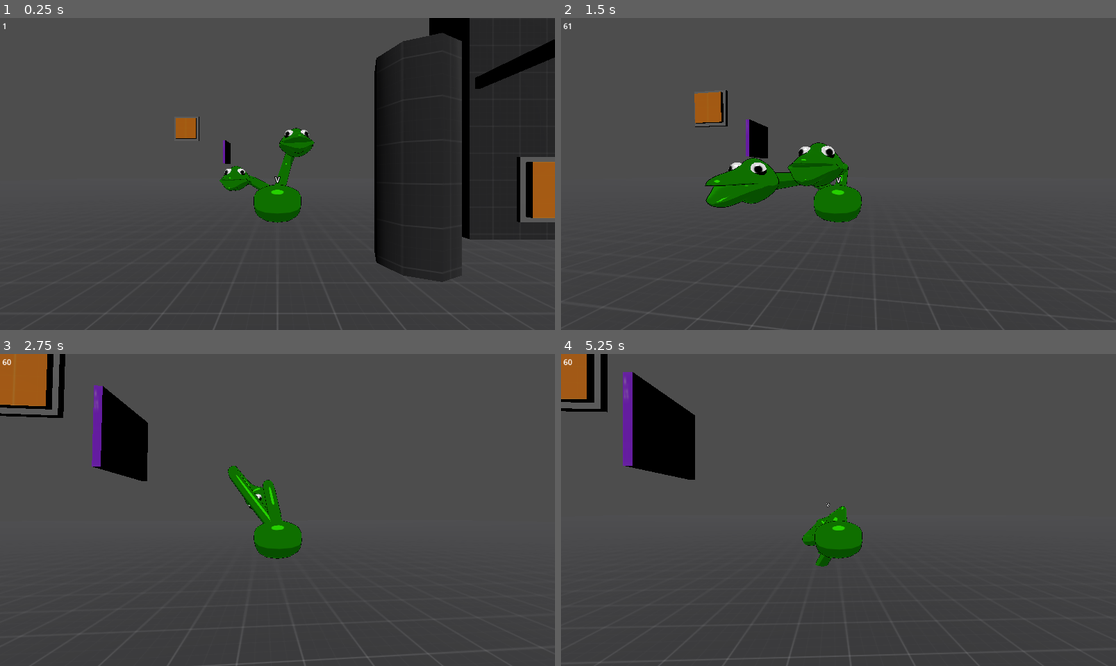
Above: before the commit, frames 1-4 (two rows, left to right).
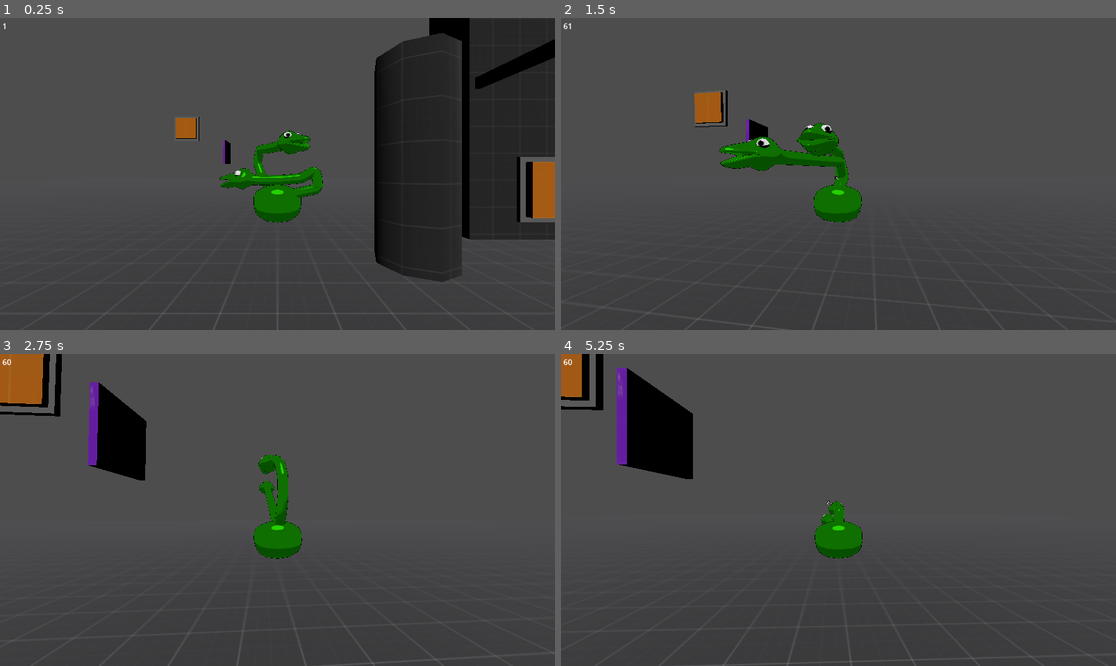
Above: after the commit, the same moments.

Repository: Norodix/Hydradynamic
Game: Godot game, scene res://Source/Environment/world.tscn
Same seed, same stepped clock (60 frames per second), same inputs: the game is played once before the commit and once after it.
Inputs (mouse positions are in pixels of both pictures, inside the frame that each line leads up to):
- Up to frame 1 (0.25 s): no input
- Up to frame 2 (1.5 s): tap Enter at 0.5 s; move the mouse to (866, 174) at 0.52 s; hold Ctrl (Sneak) 0.53-1.28 s; hold W (Forward) from 0.53 s (still down); move the mouse to (810, 174) at 1.27 s; tap Ctrl (Sneak) at 1.35 s
- Up to frame 3 (2.75 s): keep holding W (Forward); move the mouse to (288, 503) at 2.02 s; hold Ctrl (Sneak) from 2.03 s (still down); tap Space (control_next) at 2.1 s
- Up to frame 4 (5.25 s): keep holding W (Forward); move the mouse to (832, 516) at 2.77 s; release Ctrl (Sneak) at 2.78 s; tap 0 at 2.85 s; tap Ctrl (Sneak) at 3.05, 4.35 s; move the mouse to (877, 513) at 3.52 s; hold Ctrl (Sneak) 3.53-4.28 s; tap 9 at 3.6 s; move the mouse to (794, 506) at 4.27 s; move the mouse to (844, 510) at 5.02 s; hold Ctrl (Sneak) from 5.03 s (still down)

The runs differ from the first frame. In frame 1, 1.4% of the frame differs, in the area x 39-59%, y 35-58%; in frame 2, 3.7%, in the area x 25-52%, y 33-61%; in frame 3, 2.4%; in frame 4, 1.8%.

Commit message:
Add hydra head motion and rotation

Diff:
--- a/Source/Characters/hydra.gd
+++ b/Source/Characters/hydra.gd
@@ -95,10 +95,20 @@
 	check_head_trigger()
 	# Pull back heads when too far
 	for head in controllable_list:
+		if head == self:
+			continue
 		var d =  neck_root.global_position - head.global_position
 		if d.length() > head_max_distance:
 			push_head(head, d.normalized() * 2)
 			#head.apply_central_force(d.normalized() * 30)
+		# Add head rotation
+		var start = global_position + head.neck_root_offset
+		var end = head.global_position
+		var Z = (end - start).normalized()
+#		var Y = (Vector3.UP - (Vector3.UP.project(Z))).normalized()
+		var Y = Vector3.UP
+		var X = Y.cross(Z)
+		head.global_transform.basis = Basis(X, Y, Z).orthonormalized()
 
 	# Move
 	var input_dir = Vector2.ZERO
@@ -115,7 +125,7 @@
 				if head == self:
 					continue
 				# Head desired position
-				var pos_wanted = neck_root.global_position + direction + Vector3.UP * 0.5
+				var pos_wanted = neck_root.global_position + direction * 1.5 + Vector3.UP * 1.5
 				var push_dir = (pos_wanted - head.global_position)
 				push_head(head, push_dir * 2)
 	# Add the gravity.
--- a/Source/Characters/hydra_head.tscn
+++ b/Source/Characters/hydra_head.tscn
@@ -122,7 +122,7 @@
 shape = SubResource("SphereShape3D_kpix3")
 
 [node name="Head_Armature" type="Node3D" parent="."]
-transform = Transform3D(0.25, 0, 0, 0, 0.25, 0, 0, 0, 0.25, 0, 0, -3.83423)
+transform = Transform3D(0.2, 0, 0, 0, 0.2, 0, 0, 0, 0.2, 0, 0, -3.09625)
 
 [node name="Skeleton3D" type="Skeleton3D" parent="Head_Armature"]
 bones/0/name = "Head"
